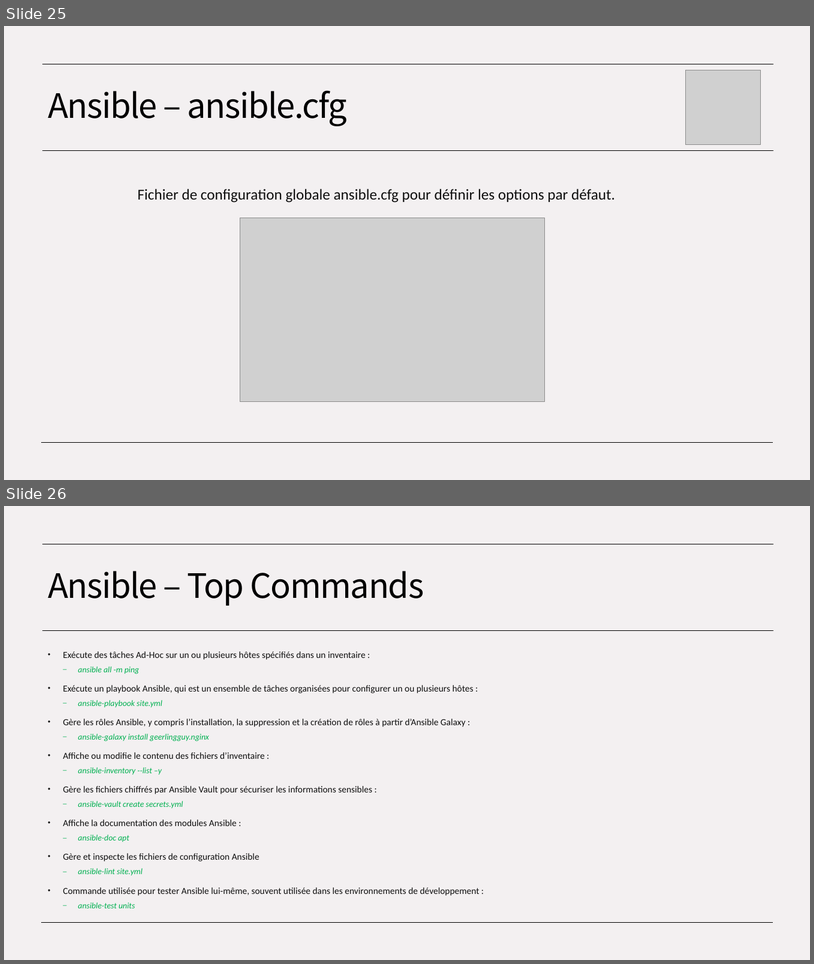
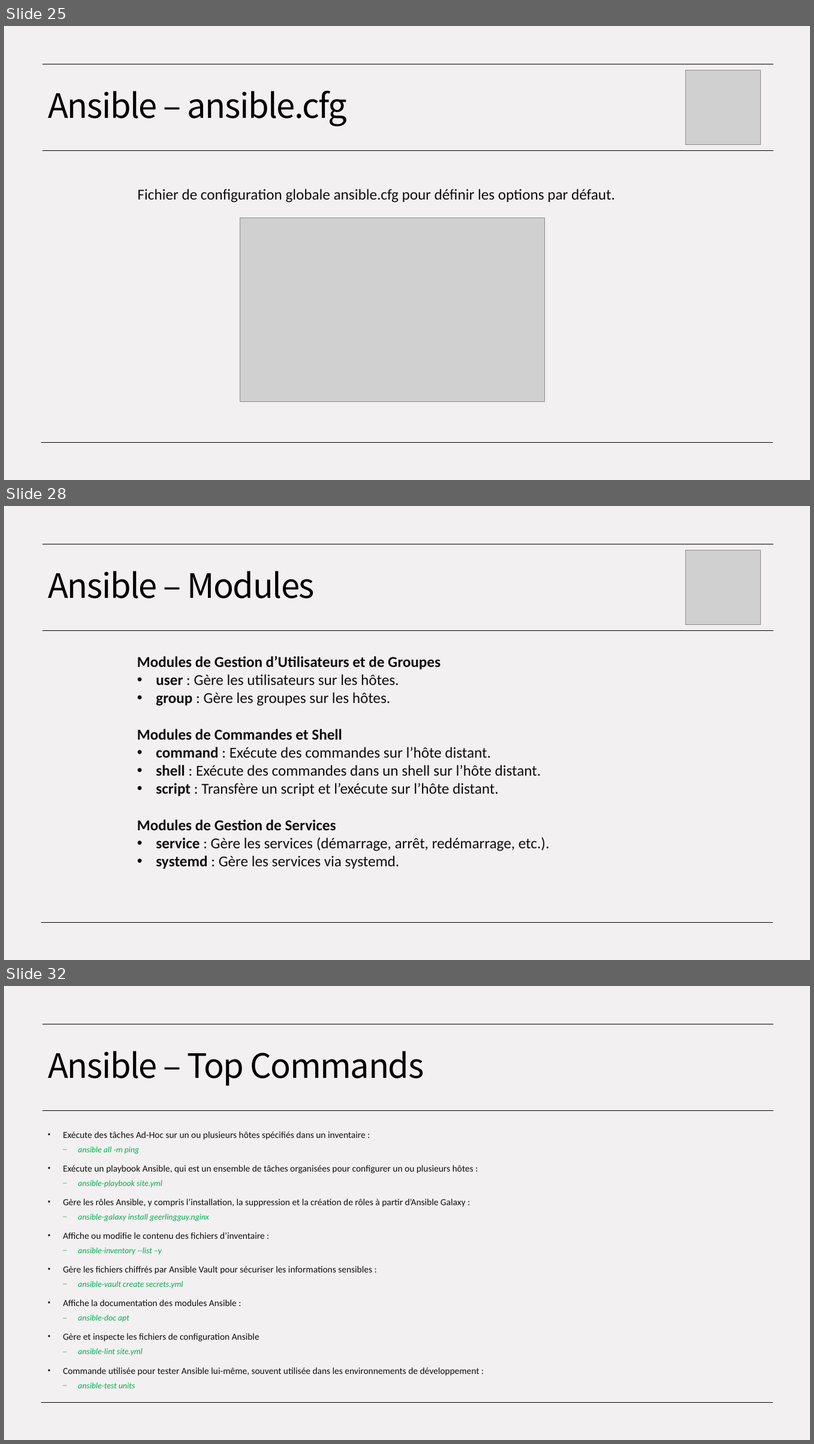
Before and after one commit to ConstevoTechnologies/EPSI---IaC, a slide deck: EPSI - Module IaC.pptx. Shown one above the other, each under a label of ours: slides 25 and 26 before the commit, slides 25, 28 and 32 after it; the slides between them are not shown. The pictures are 814x964 and 814x1444 pixels, drawn with LibreOffice and Linux fonts; fonts in the diff are those of the drawing; grey boxes stand for pictures. Boxes give left, top, right and bottom in pixels: in the first picture for what was removed or moved away, otherwise in the second. Text is boxed around its words. In the diff, an @@ line names an element or a change of style, - is before the commit and + after.

```diff
--- a/EPSI - Module IaC.pptx
+++ b/EPSI - Module IaC.pptx
@@ slide 28 added at <box>4,506,810,960</box>, background #F3F0F1; not listed: 3 template elements that a slide beside it also shows @@
@@ picture added at <box>686,550,761,625</box> @@
@@ title added at <box>48,571,315,598</box>, 40 pt, text #000000 @@
+Ansible – Modules
@@ text added at <box>137,656,550,868</box>, 18 pt, text #0E0E0E @@
+Modules de Gestion d’Utilisateurs et de Groupes
+• user : Gère les utilisateurs sur les hôtes.
+• group : Gère les groupes sur les hôtes.
+Modules de Commandes et Shell
+• command : Exécute des commandes sur l’hôte distant.
+• shell : Exécute des commandes dans un shell sur l’hôte distant.
+• script : Transfère un script et l’exécute sur l’hôte distant.
+Modules de Gestion de Services
+• service : Gère les services (démarrage, arrêt, redémarrage, etc.).
+• systemd : Gère les services via systemd.
@@ what was slide 26 is now slide 32 @@
```
Also in this commit, not shown: 1 slide changed, 5 other slides added.
